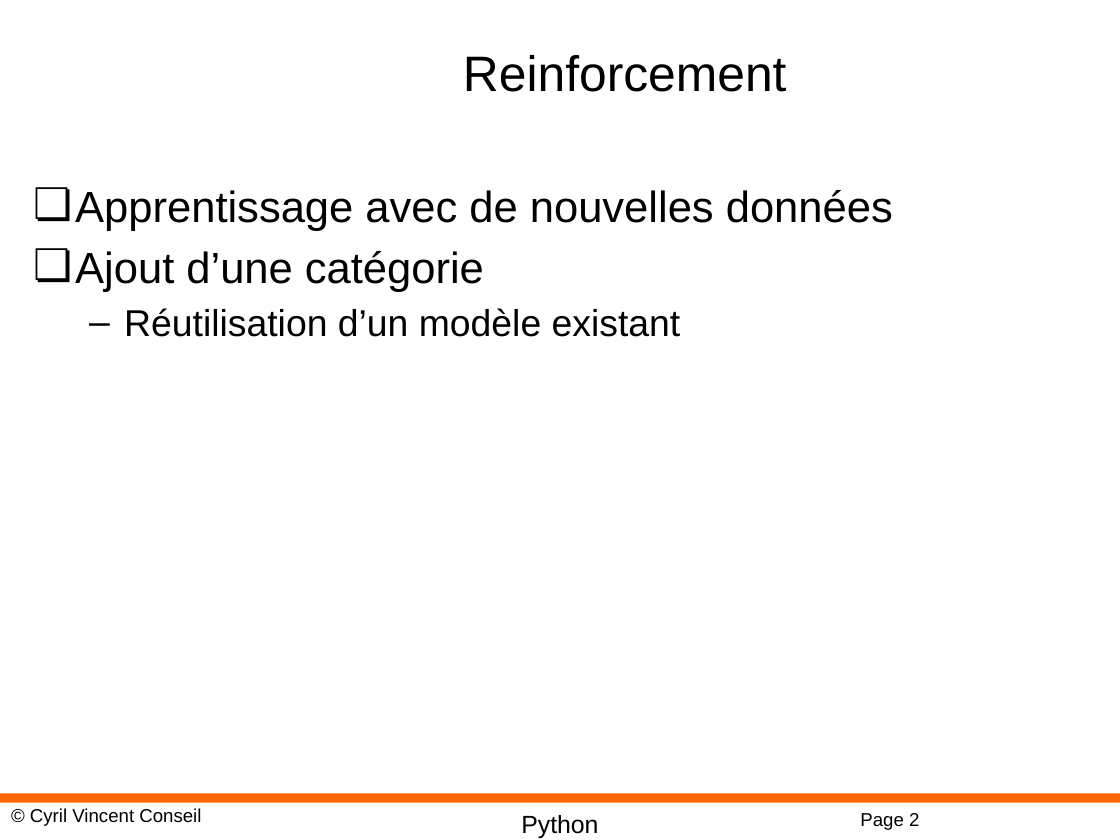
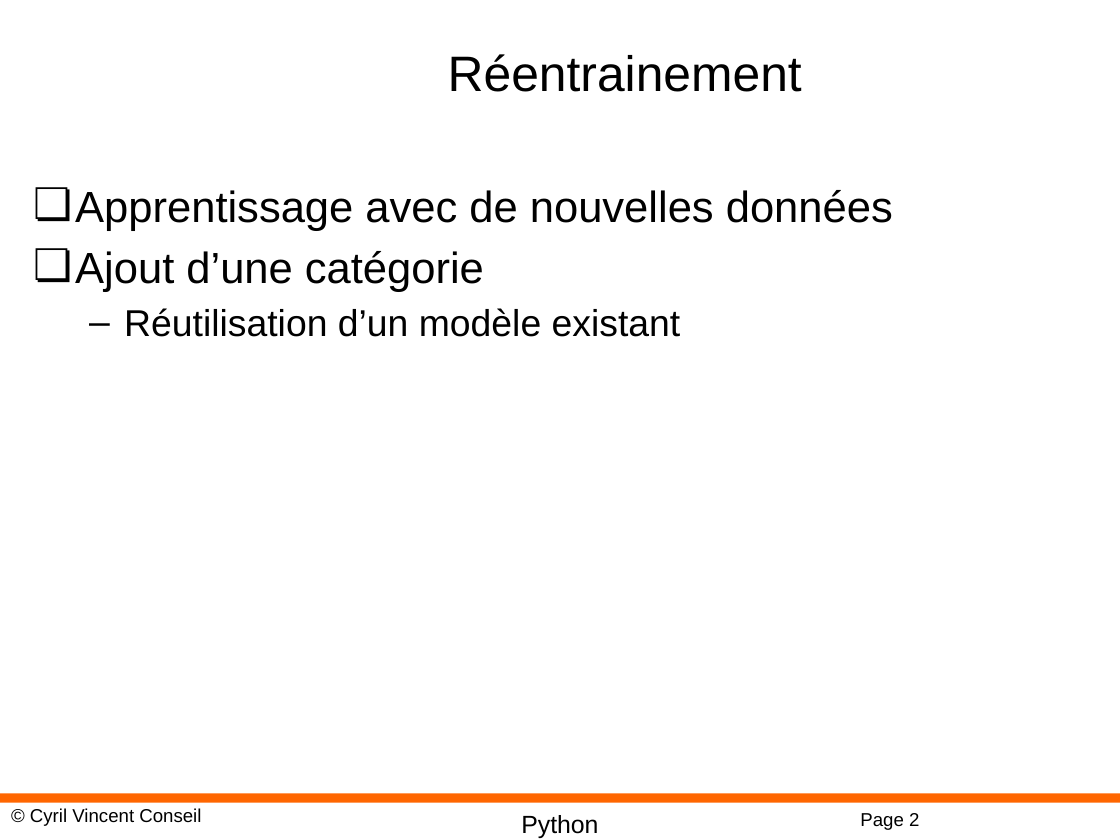
Before and after one commit to cyrilvincent/DL, a slide deck: slide 2 of PPT/DeepLearning14-CNN-Advanced.pptx. Drawn at 1120x840 pixels with LibreOffice and Linux fonts; fonts in the diff are those of the drawing; background and template pictures are left out. Boxes give left, top, right and bottom in pixels: in the first picture for what was removed or moved away, otherwise in the second. Text is boxed around its words. In the diff, an @@ line names an element or a change of style, - is before the commit and + after.

```diff
--- a/PPT/DeepLearning14-CNN-Advanced.pptx
+++ b/PPT/DeepLearning14-CNN-Advanced.pptx
@@ title at box(448, 54, 802, 92): text changed @@
-Reinforcement
+Réentrainement
```
Also in this commit, not shown: 6 other files.
